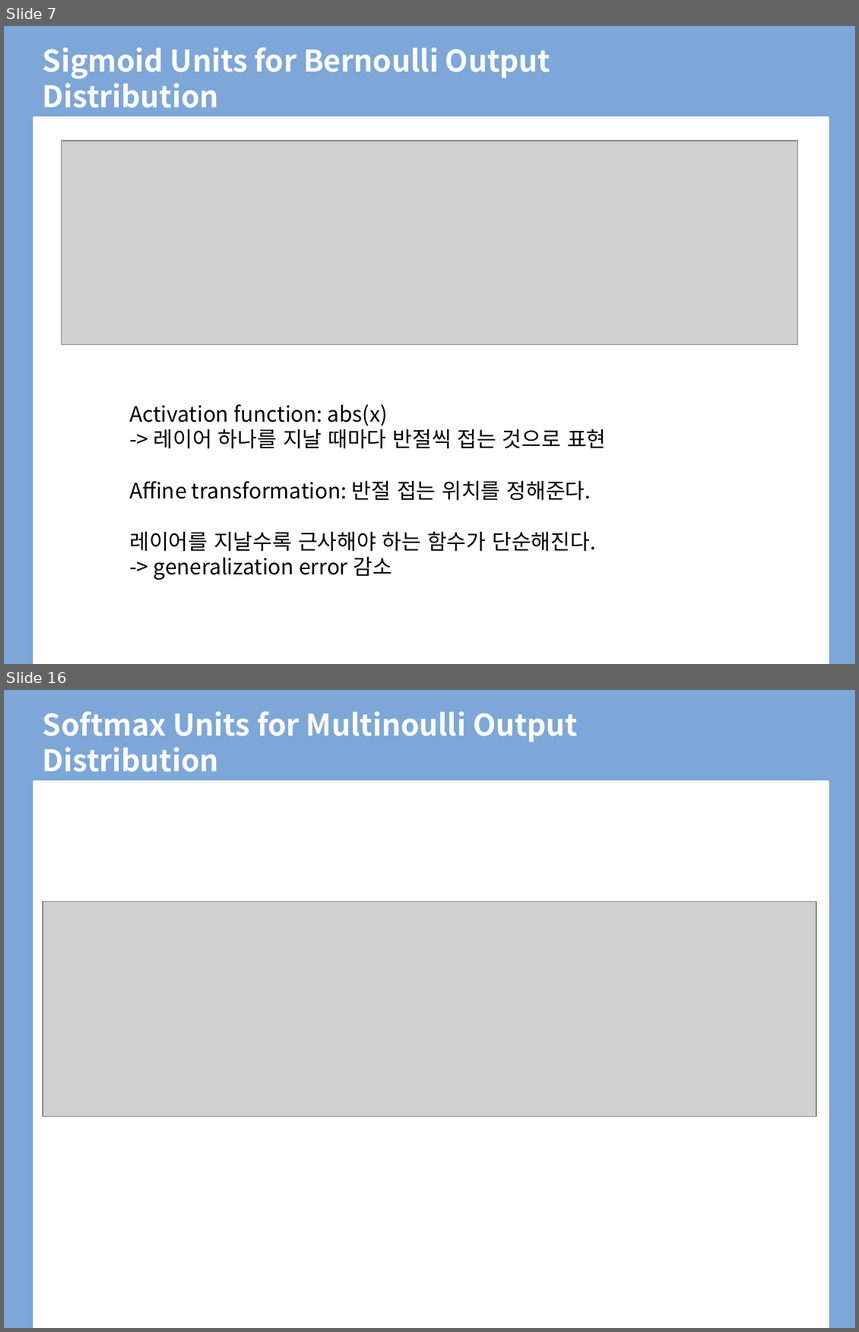
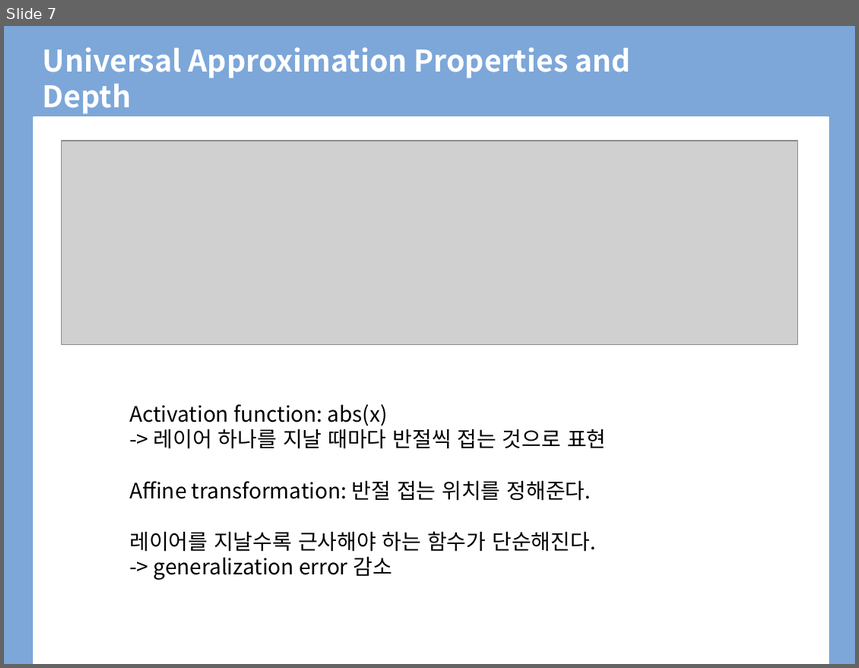
Before and after one commit to BLINK-ONCE/Storage, a slide deck: files/presentation/ppt/6.4 Architecture Design.pptx. Shown one above the other, each under a label of ours: slides 7 and 16 before the commit, slide 7 after it; the slides between them are not shown. The pictures are 859x1332 and 859x668 pixels, drawn with LibreOffice and Linux fonts; fonts in the diff are those of the drawing; grey boxes stand for pictures; background and template pictures are left out. Boxes give left, top, right and bottom in pixels: in the first picture for what was removed or moved away, otherwise in the second. Text is boxed around its words. In the diff, an @@ line names an element or a change of style, - is before the commit and + after.

```diff
--- a/files/presentation/ppt/6.4 Architecture Design.pptx
+++ b/files/presentation/ppt/6.4 Architecture Design.pptx
@@ slide 16 removed at [4, 690, 855, 1328], background #FFFFFF; not listed: 2 template elements that a slide beside it also shows @@
@@ title removed at [43, 711, 578, 772] @@
-Softmax Units for Multinoulli Output Distribution
@@ picture removed at [42, 902, 816, 1117] @@
@@ slide 7 changed as well @@
@@ title at [43, 47, 631, 114]: text changed @@
-Sigmoid Units for Bernoulli Output Distribution
+Universal Approximation Properties and Depth
```
Also in this commit, not shown: 5 other slides changed, 6 slides added, 19 other slides removed, 1 other file.
